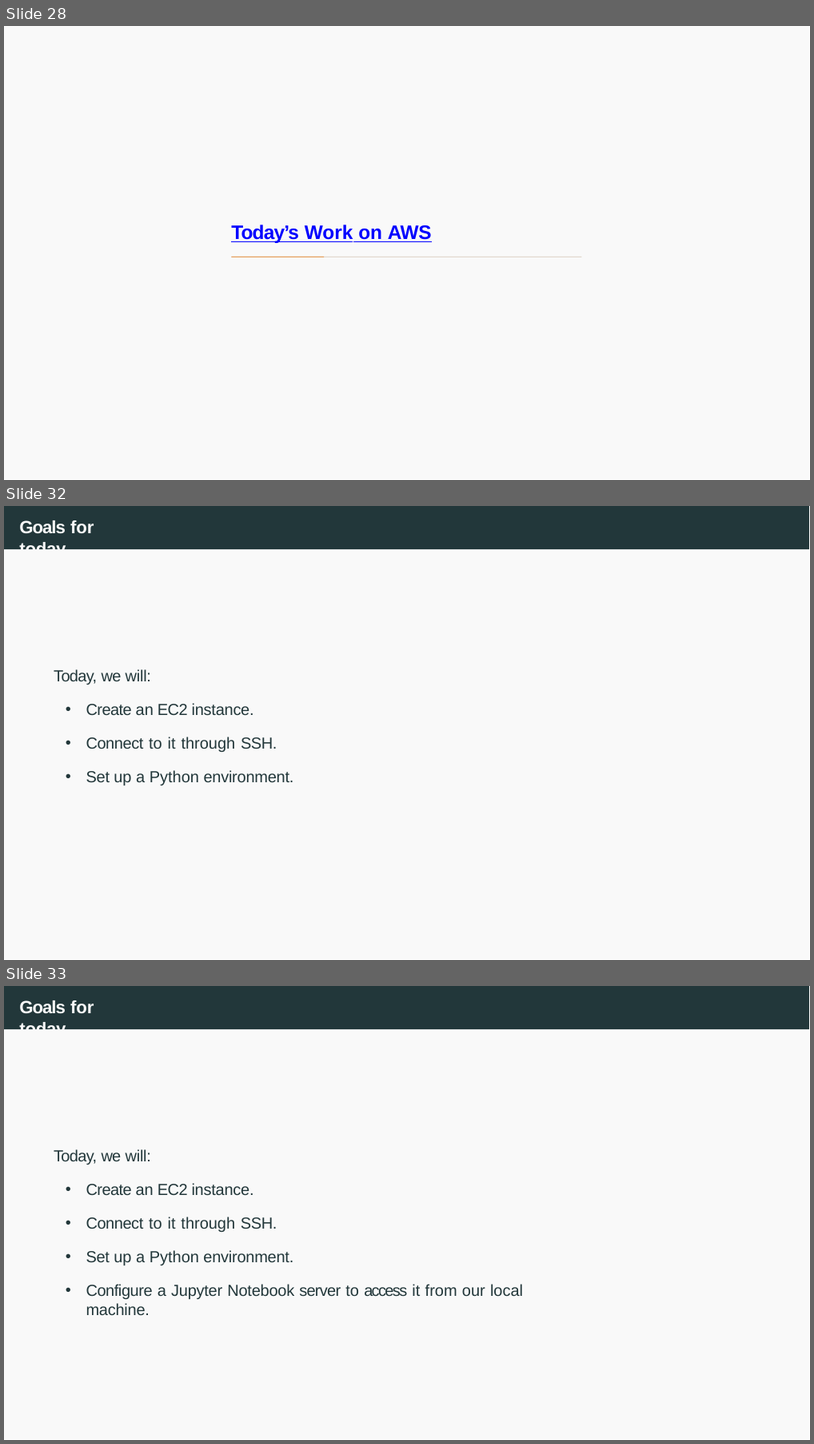
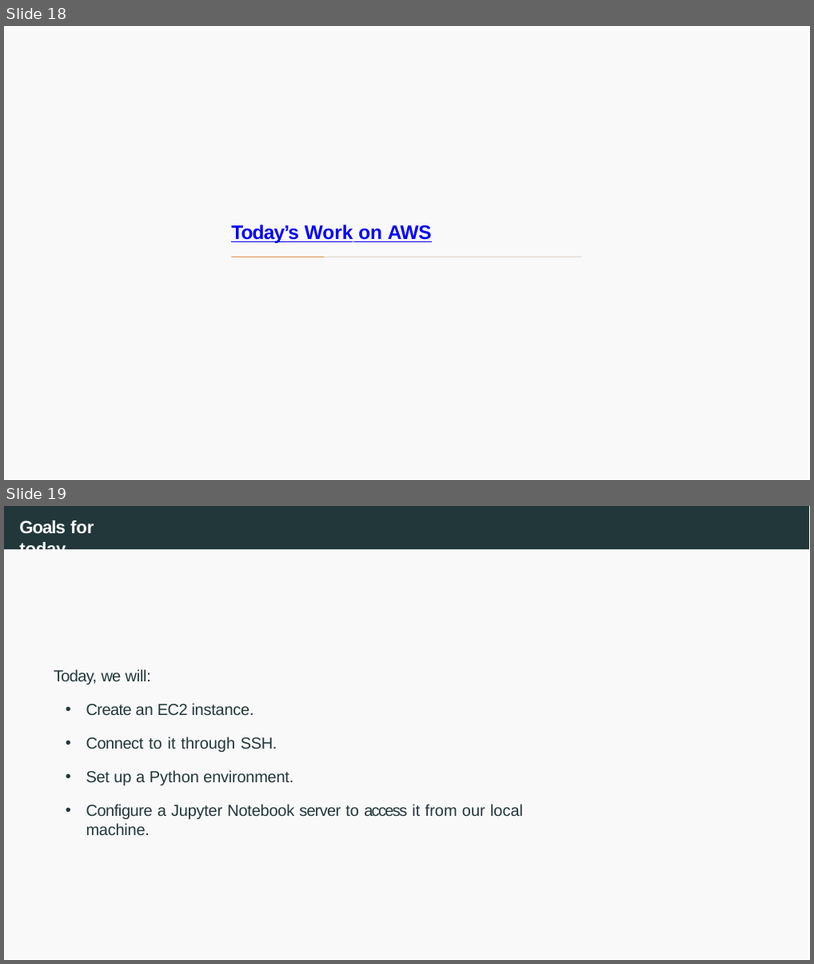
Before and after one commit to joanpaucm/HPDCB, a slide deck: src/slides/Session 3 - Introduction to AWS + EC2-2026.pptx. Shown one above the other, each under a label of ours: slides 28, 32 and 33 before the commit, slides 18 and 19 after it; the slides between them are not shown. The pictures are 814x1444 and 814x964 pixels, drawn with LibreOffice and Linux fonts; fonts in the diff are those of the drawing. Boxes give left, top, right and bottom in pixels: in the first picture for what was removed or moved away, otherwise in the second. Text is boxed around its words. In the diff, an @@ line names an element or a change of style, - is before the commit and + after.

```diff
--- a/src/slides/Session 3 - Introduction to AWS + EC2-2026.pptx
+++ b/src/slides/Session 3 - Introduction to AWS + EC2-2026.pptx
@@ slide 32 removed at (4, 506, 810, 960), background #FFFFFF; not listed: 2 template elements that a slide beside it also shows @@
@@ title removed at (19, 520, 94, 549) @@
-Goals for today
@@ text removed at (54, 669, 294, 785) @@
-Today, we will:
-• Create an EC2 instance.
-• Connect to it through SSH.
-• Set up a Python environment.
@@ what was slide 28 is now slide 18 @@
@@ what was slide 33 is now slide 19 @@
```
Also in this commit, not shown: 19 other slides removed, 3 other files.
